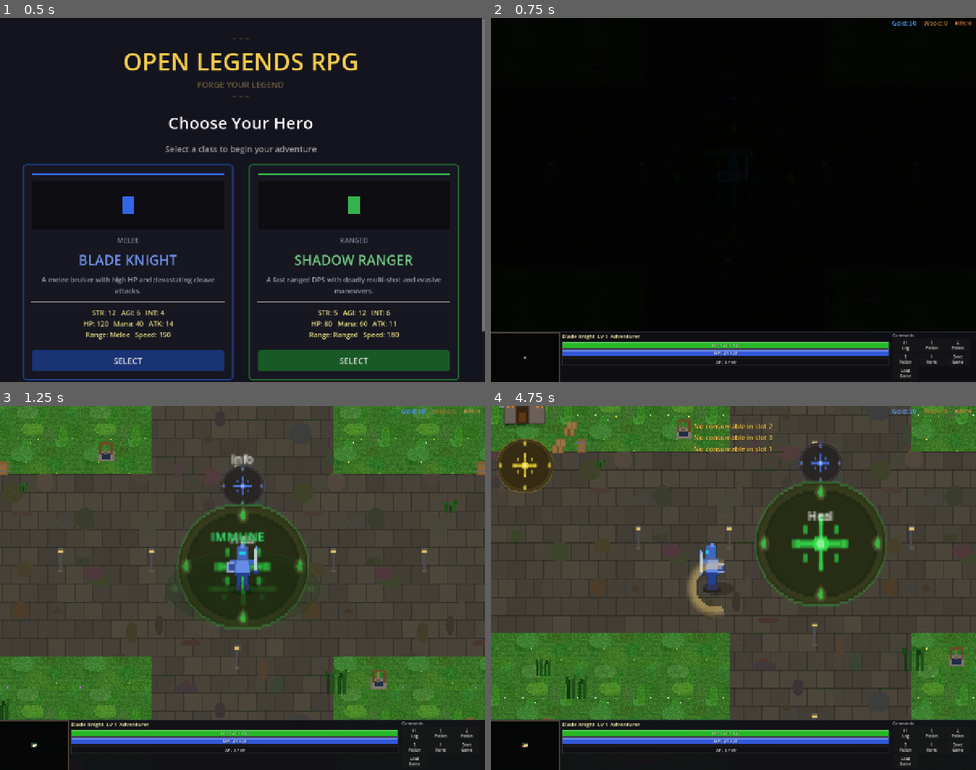
Above: before the commit, frames 1-4 (two rows, left to right).
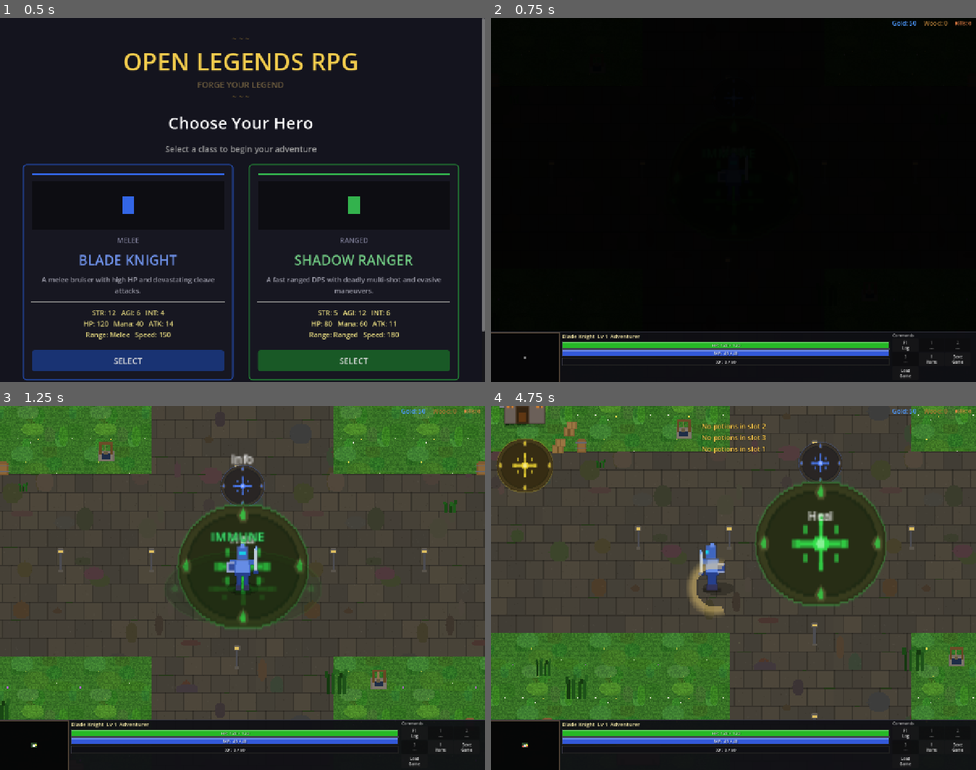
Above: after the commit, the same moments.

Repository: slxny/legends-open-rpg
Game: Godot game, scene res://scenes/main.tscn
Two runs of this game, one before a commit and one after it. Both use one fixed random seed, a clock stepped at 60 frames per second and the inputs below.
Inputs (mouse positions are in pixels of both pictures, inside the frame that each line leads up to):
- Up to frame 1 (0.5 s): no input
- Up to frame 2 (0.75 s): click "SELECT" at 0.5 s
- Up to frame 3 (1.25 s): no input
- Up to frame 4 (4.75 s): tap Enter at 1.25 s; drag from (524, 744) to (733, 566) at 1.27 s; drag from (636, 606) to (757, 620) at 2.02 s; move the mouse to (782, 507) at 2.77 s; hold D (move_right) 2.78-3.5 s; tap 2 at 2.85 s; tap 3 at 3.05 s; drag from (709, 660) to (767, 529) at 3.52 s; move the mouse to (879, 642) at 4.27 s; hold A (move_left) from 4.28 s (still down); hold Space (attack) from 4.28 s (still down); tap 1 at 4.55 s

Frame 1 is identical in both runs. In frame 2, less than 0.1% of the frame differs, in the area x 84-98%, y 88-95%; in frame 3, less than 0.1%; in frame 4, 0.5%, in the area x 41-98%, y 4-95%.
Error before the commit: Invalid access to property or key 'potion_counts' on a base object of type 'Node (InventoryComponent)'. (res://scenes/ui/hud.gd:514)

Commit message:
Potion system overhaul: stacking % health potions (v0.59.0)
Replace all consumables with 3 potion types: Small (33% HP), Medium
(50% HP), Great (100% HP). Potions stack up to 99x in 3 dedicated HUD
slots. Removed mana potions, elixirs, and old consumable slot system.
Drop tables and shop updated to new potion IDs. Simplified claude.md.

Co-Authored-By: Claude Opus 4.6 <noreply@anthropic.com>

Diff:
--- a/scenes/npcs/npc_shopkeeper.gd
+++ b/scenes/npcs/npc_shopkeeper.gd
@@ -2,7 +2,7 @@
 
 @export var shop_name: String = "General Store"
 @export var shop_items: Array[String] = [
-	"health_potion_small", "health_potion_medium", "mana_potion_small",
+	"potion_small", "potion_medium", "potion_great",
 	"rusty_sword", "short_bow", "cloth_tunic", "leather_vest",
 	"leather_cap", "worn_boots", "copper_ring",
 ]
--- a/scenes/player/player.gd
+++ b/scenes/player/player.gd
@@ -775,13 +775,12 @@
 		_tap_resolve_timer = TAP_RESOLVE_TIME  # Reset window on each new tap
 		_tap_resolved = false
 
-	# Consumable slots
+	# Potion slots
 	if event is InputEventKey and event.pressed:
 		match event.keycode:
 			KEY_1: inventory.use_consumable(0)
 			KEY_2: inventory.use_consumable(1)
 			KEY_3: inventory.use_consumable(2)
-			KEY_4: inventory.use_consumable(3)
 
 func _try_manual_attack() -> void:
 	if _is_attack_animating or _attack_cooldown > 0.0:
--- a/scenes/ui/inventory_screen.gd
+++ b/scenes/ui/inventory_screen.gd
@@ -243,16 +243,10 @@
 
 		var idx = i
 		var bound_item = item
-		if item.get("slot") == ItemData.Slot.CONSUMABLE:
-			btn.pressed.connect(func():
-				AudioManager.play_sfx("ui_tap", -4.0)
-				_player.inventory.move_bag_consumable_to_slot(idx); _refresh()
-			)
-		else:
-			btn.pressed.connect(func():
-				AudioManager.play_sfx("ui_tap", -4.0)
-				_player.inventory.equip_from_bag(idx); _refresh()
-			)
+		btn.pressed.connect(func():
+			AudioManager.play_sfx("ui_tap", -4.0)
+			_player.inventory.equip_from_bag(idx); _refresh()
+		)
 		btn.mouse_entered.connect(func():
 			AudioManager.play_sfx("ui_hover", -8.0)
 			_selected_item = bound_item
--- a/scenes/ui/shop_dialog.gd
+++ b/scenes/ui/shop_dialog.gd
@@ -431,13 +431,10 @@
 	for stat_name in stats:
 		stat_lines.append("+%s %s" % [str(stats[stat_name]), stat_name.replace("_", " ").capitalize()])
 	# Consumable effects
+	if item.has("heal_percent"):
+		stat_lines.append("Heals %d%% of max HP" % int(item["heal_percent"] * 100))
 	if item.has("heal_amount"):
 		stat_lines.append("Heals %d HP" % item["heal_amount"])
-	if item.has("mana_amount"):
-		stat_lines.append("Restores %d Mana" % item["mana_amount"])
-	if item.has("buff_amount") and item.has("effect"):
-		var eff = item["effect"].replace("buff_", "").capitalize()
-		stat_lines.append("+%d %s (%ds)" % [item["buff_amount"], eff, int(item.get("buff_duration", 0))])
 	_detail_stats.text = "  ".join(stat_lines) if stat_lines.size() > 0 else ""
 
 	# Price and action button
--- a/scripts/components/inventory_component.gd
+++ b/scripts/components/inventory_component.gd
@@ -5,7 +5,9 @@
 signal equipment_changed
 
 const MAX_BAG_SLOTS = 16
-const MAX_CONSUMABLE_SLOTS = 4
+const MAX_CONSUMABLE_SLOTS = 3
+const MAX_POTION_STACK = 99
+const POTION_IDS: Array[String] = ["potion_small", "potion_medium", "potion_great"]
 
 # Equipment: slot_name -> item dict (or empty dict)
 var equipment: Dictionary = {
@@ -20,15 +22,13 @@
 # Bag: array of item dicts
 var bag: Array[Dictionary] = []
 
-# Consumable quick-slots
-var consumables: Array[Dictionary] = []
+# Potion stack counts: [small, medium, great]
+var potion_counts: Array[int] = [0, 0, 0]
 
 var stats_component: StatsComponent
 
 func _ready() -> void:
-	# Initialize empty consumable slots
-	for i in range(MAX_CONSUMABLE_SLOTS):
-		consumables.append({})
+	pass
 
 func setup(stats: StatsComponent) -> void:
 	stats_component = stats
@@ -36,14 +36,19 @@
 func add_item(item: Dictionary) -> bool:
 	if item.is_empty():
 		return false
-	# Consumables go to consumable slots first
+	# Potions go to their dedicated stack
 	if item.get("slot") == ItemData.Slot.CONSUMABLE:
-		for i in range(consumables.size()):
-			if consumables[i].is_empty():
-				consumables[i] = item
-				inventory_changed.emit()
-				return true
-	# Otherwise goes to bag
+		var item_id = item.get("id", "")
+		var potion_index = POTION_IDS.find(item_id)
+		if potion_index >= 0:
+			if potion_counts[potion_index] >= MAX_POTION_STACK:
+				GameManager.game_message.emit("Potion stack full! (99)", Color(1.0, 0.8, 0.3))
+				return false
+			potion_counts[potion_index] += 1
+			inventory_changed.emit()
+			return true
+		# Unknown consumable — fall through to bag
+	# Non-consumable items go to bag
 	if bag.size() < MAX_BAG_SLOTS:
 		bag.append(item)
 		inventory_changed.emit()
@@ -58,13 +63,27 @@
 	inventory_changed.emit()
 	return item
 
-func remove_consumable(index: int) -> Dictionary:
-	if index < 0 or index >= consumables.size():
-		return {}
-	var item = consumables[index]
-	consumables[index] = {}
+func use_consumable(index: int) -> void:
+	if index < 0 or index >= MAX_CONSUMABLE_SLOTS:
+		return
+	if potion_counts[index] <= 0:
+		GameManager.game_message.emit("No potions in slot %d" % (index + 1), Color(1.0, 0.8, 0.3))
+		return
+	if not stats_component:
+		return
+	if stats_component.current_hp >= stats_component.get_total_max_hp():
+		GameManager.game_message.emit("Already at full health!", Color(0.8, 0.8, 0.4))
+		return
+	var potion_id = POTION_IDS[index]
+	var potion_data = ItemData.get_item(potion_id)
+	var heal_pct = potion_data.get("heal_percent", 0.33)
+	var max_hp = stats_component.get_total_max_hp()
+	var heal_amount = int(max_hp * heal_pct)
+	stats_component.heal(heal_amount)
+	potion_counts[index] -= 1
+	AudioManager.play_sfx("potion_heal")
+	GameManager.game_message.emit("Used %s (+%d HP)" % [potion_data.get("name", "Potion"), heal_amount], Color(0.5, 1.0, 0.5))
 	inventory_changed.emit()
-	return item
 
 func equip_from_bag(bag_index: int) -> void:
 	if bag_index < 0 or bag_index >= bag.size():
@@ -101,76 +120,6 @@
 	_apply_equipment_stats()
 	equipment_changed.emit()
 	inventory_changed.emit()
-
-func use_consumable(index: int) -> void:
-	if index < 0 or index >= consumables.size():
-		return
-	var item = consumables[index]
-	if item.is_empty():
-		GameManager.game_message.emit("No consumable in slot %d" % (index + 1), Color(1.0, 0.8, 0.3))
-		return
-	if not stats_component:
-		return
-	var effect = item.get("effect", "")
-	var item_name = item.get("name", "Consumable")
-	match effect:
-		"heal":
-			if stats_component.current_hp >= stats_component.get_total_max_hp():
-				GameManager.game_message.emit("Already at full health!", Color(0.8, 0.8, 0.4))
-				return
-			stats_component.heal(item.get("heal_amount", 0))
-			AudioManager.play_sfx("potion_heal")
-			GameManager.game_message.emit("Used %s (+%d HP)" % [item_name, item.get("heal_amount", 0)], Color(0.5, 1.0, 0.5))
-		"restore_mana":
-			if stats_component.current_mana >= stats_component.get_total_max_mana():
-				GameManager.game_message.emit("Already at full mana!", Color(0.8, 0.8, 0.4))
-				return
-			stats_component.restore_mana(item.get("mana_amount", 0))
-			AudioManager.play_sfx("potion_mana")
-			GameManager.game_message.emit("Used %s (+%d Mana)" % [item_name, item.get("mana_amount", 0)], Color(0.4, 0.6, 1.0))
-		"buff_strength":
-			var amount = item.get("buff_amount", 0)
-			var duration = item.get("buff_duration", 30.0)
-			stats_component.apply_timed_buff("elixir_strength", "strength", amount, duration)
-			AudioManager.play_sfx("potion_buff")
-			GameManager.game_message.emit("Used %s (+%d STR for %.0fs)" % [item_name, amount, duration], Color(1.0, 0.8, 0.3))
-		"buff_speed":
-			var amount = item.get("buff_amount", 0)
-			var duration = item.get("buff_duration", 30.0)
-			stats_component.apply_timed_buff("elixir_speed", "move_speed", amount, duration)
-			AudioManager.play_sfx("potion_buff")
-			GameManager.game_message.emit("Used %s (+%d Speed for %.0fs)" % [item_name, amount, duration], Color(0.3, 1.0, 0.9))
-		_:
-			GameManager.game_message.emit("Used %s" % item_name, Color(0.8, 0.8, 0.8))
-	consumables[index] = {}
-	# Auto-replenish: move a consumable from bag into the empty slot
-	_replenish_slot(index)
-	inventory_changed.emit()
-
-## Move the first consumable found in the bag into the given quick-slot.
-func _replenish_slot(slot_index: int) -> void:
-	for i in range(bag.size()):
-		if bag[i].get("slot") == ItemData.Slot.CONSUMABLE:
-			consumables[slot_index] = bag[i]
-			bag.remove_at(i)
-			return
-
-## Move a consumable from the bag into the first empty quick-slot. Returns true on success.
-func move_bag_consumable_to_slot(bag_index: int) -> bool:
-	if bag_index < 0 or bag_index >= bag.size():
-		return false
-	var item = bag[bag_index]
-	if item.get("slot") != ItemData.Slot.CONSUMABLE:
-		return false
-	for i in range(consumables.size()):
-		if consumables[i].is_empty():
-			consumables[i] = item
-			bag.remove_at(bag_index)
-			inventory_changed.emit()
-			return true
-	# All consumable slots full
-	GameManager.game_message.emit("Consumable slots full!", Color(1.0, 0.3, 0.3))
-	return false
 
 func _apply_equipment_stats() -> void:
 	if not stats_component:
--- a/scripts/data/item_data.gd
+++ b/scripts/data/item_data.gd
@@ -367,48 +367,24 @@
 		"description": "Beats with the pulse of the earth itself.",
 	},
 
-	# ==================== CONSUMABLES ====================
-	"health_potion_small": {
-		"name": "Small Health Potion", "slot": Slot.CONSUMABLE, "rarity": Rarity.COMMON,
+	# ==================== CONSUMABLES (Potions) ====================
+	"potion_small": {
+		"name": "Small Potion", "slot": Slot.CONSUMABLE, "rarity": Rarity.COMMON,
 		"level_req": 1, "buy_price": 10,
-		"stats": {}, "effect": "heal", "heal_amount": 40,
-		"description": "Restores 40 HP.",
-	},
-	"health_potion_medium": {
-		"name": "Medium Health Potion", "slot": Slot.CONSUMABLE, "rarity": Rarity.COMMON,
-		"level_req": 3, "buy_price": 25,
-		"stats": {}, "effect": "heal", "heal_amount": 80,
-		"description": "Restores 80 HP.",
-	},
-	"health_potion_large": {
-		"name": "Large Health Potion", "slot": Slot.CONSUMABLE, "rarity": Rarity.UNCOMMON,
-		"level_req": 5, "buy_price": 50,
-		"stats": {}, "effect": "heal", "heal_amount": 150,
-		"description": "Restores 150 HP.",
-	},
-	"mana_potion_small": {
-		"name": "Small Mana Potion", "slot": Slot.CONSUMABLE, "rarity": Rarity.COMMON,
-		"level_req": 1, "buy_price": 10,
-		"stats": {}, "effect": "restore_mana", "mana_amount": 30,
-		"description": "Restores 30 Mana.",
-	},
-	"mana_potion_medium": {
-		"name": "Medium Mana Potion", "slot": Slot.CONSUMABLE, "rarity": Rarity.COMMON,
-		"level_req": 3, "buy_price": 25,
-		"stats": {}, "effect": "restore_mana", "mana_amount": 60,
-		"description": "Restores 60 Mana.",
-	},
-	"elixir_of_might": {
-		"name": "Elixir of Might", "slot": Slot.CONSUMABLE, "rarity": Rarity.UNCOMMON,
-		"level_req": 3, "buy_price": 35,
-		"stats": {}, "effect": "buff_strength", "buff_amount": 5, "buff_duration": 30.0,
-		"description": "+5 Strength for 30 seconds.",
-	},
-	"elixir_of_speed": {
-		"name": "Elixir of Speed", "slot": Slot.CONSUMABLE, "rarity": Rarity.UNCOMMON,
-		"level_req": 3, "buy_price": 35,
-		"stats": {}, "effect": "buff_speed", "buff_amount": 30, "buff_duration": 30.0,
-		"description": "+30 Move Speed for 30 seconds.",
+		"stats": {}, "effect": "heal_percent", "heal_percent": 0.33,
+		"description": "Restores 33% of max HP.",
+	},
+	"potion_medium": {
+		"name": "Medium Potion", "slot": Slot.CONSUMABLE, "rarity": Rarity.UNCOMMON,
+		"level_req": 1, "buy_price": 30,
+		"stats": {}, "effect": "heal_percent", "heal_percent": 0.50,
+		"description": "Restores 50% of max HP.",
+	},
+	"potion_great": {
+		"name": "Great Potion", "slot": Slot.CONSUMABLE, "rarity": Rarity.RARE,
+		"level_req": 1, "buy_price": 75,
+		"stats": {}, "effect": "heal_percent", "heal_percent": 1.0,
+		"description": "Restores 100% of max HP.",
 	},
 }
 
@@ -481,52 +457,52 @@
 const DROP_TABLES = {
 	"rat": {
 		"drop_chance": 0.10,
-		"items": ["health_potion_small", "bone_amulet"],
+		"items": ["potion_small", "bone_amulet"],
 		"weights": [80, 20],
 	},
 	"goblin": {
 		"drop_chance": 0.28,
-		"items": ["rusty_sword", "cloth_tunic", "leather_cap", "copper_ring", "bone_amulet", "bone_dagger", "health_potion_small"],
+		"items": ["rusty_sword", "cloth_tunic", "leather_cap", "copper_ring", "bone_amulet", "bone_dagger", "potion_small"],
 		"weights": [12, 12, 12, 10, 8, 12, 34],
 	},
 	"wolf": {
 		"drop_chance": 0.25,
-		"items": ["leather_vest", "worn_boots", "swift_boots", "wolf_fang_necklace", "health_potion_small"],
+		"items": ["leather_vest", "worn_boots", "swift_boots", "wolf_fang_necklace", "potion_small"],
 		"weights": [22, 25, 12, 16, 25],
 	},
 	"bandit": {
 		"drop_chance": 0.32,
-		"items": ["iron_sword", "hunters_longbow", "chainmail", "swift_boots", "silver_ring", "serrated_knife", "health_potion_medium"],
+		"items": ["iron_sword", "hunters_longbow", "chainmail", "swift_boots", "silver_ring", "serrated_knife", "potion_medium"],
 		"weights": [12, 12, 12, 10, 10, 12, 32],
 	},
 	"skeleton": {
 		"drop_chance": 0.30,
-		"items": ["iron_helm", "battle_axe", "studded_armor", "bone_dagger", "bone_amulet", "health_potion_medium"],
+		"items": ["iron_helm", "battle_axe", "studded_armor", "bone_dagger", "bone_amulet", "potion_medium"],
 		"weights": [15, 15, 15, 12, 13, 30],
 	},
 	"spider": {
 		"drop_chance": 0.28,
-		"items": ["shadow_dagger", "venom_bow", "swift_boots", "emerald_ring", "hood_of_shadows", "health_potion_medium"],
+		"items": ["shadow_dagger", "venom_bow", "swift_boots", "emerald_ring", "hood_of_shadows", "potion_medium"],
 		"weights": [14, 14, 12, 14, 14, 32],
 	},
 	"troll": {
 		"drop_chance": 0.35,
-		"items": ["warlords_mace", "plate_armor", "war_helm", "iron_greaves", "ruby_ring", "health_potion_large"],
+		"items": ["warlords_mace", "plate_armor", "war_helm", "iron_greaves", "ruby_ring", "potion_great"],
 		"weights": [14, 14, 14, 12, 14, 32],
 	},
 	"dark_mage": {
 		"drop_chance": 0.35,
-		"items": ["arcane_staff", "sapphire_amulet", "jade_pendant", "shadow_cloak", "oak_staff", "mana_potion_medium"],
+		"items": ["arcane_staff", "sapphire_amulet", "jade_pendant", "shadow_cloak", "oak_staff", "potion_great"],
 		"weights": [16, 16, 12, 14, 14, 28],
 	},
 	"ogre": {
 		"drop_chance": 0.45,
-		"items": ["flamebrand", "stormbringer", "crown_of_thorns", "ring_of_power", "amulet_of_fury", "windwalkers", "health_potion_large"],
+		"items": ["flamebrand", "stormbringer", "crown_of_thorns", "ring_of_power", "amulet_of_fury", "windwalkers", "potion_great"],
 		"weights": [12, 12, 12, 12, 12, 12, 28],
 	},
 	"ogre_boss": {
 		"drop_chance": 0.70,
-		"items": ["doomhammer", "dragon_scale", "shadowstep_boots", "band_of_ancients", "heart_of_the_world", "health_potion_large"],
+		"items": ["doomhammer", "dragon_scale", "shadowstep_boots", "band_of_ancients", "heart_of_the_world", "potion_great"],
 		"weights": [15, 15, 14, 14, 14, 28],
 	},
 	# ---- Mini-boss drop tables (guaranteed drops, boss-exclusive loot) ----
Not shown, changed: .claude/settings.local.json
Not shown, changed: claude.md
